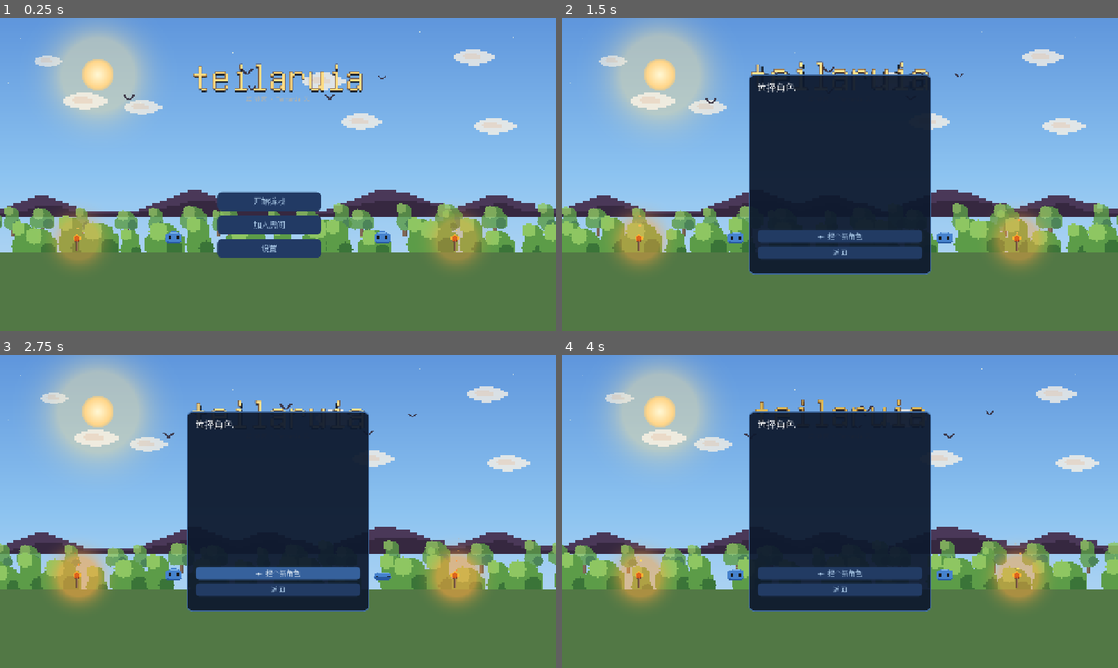
Above: before the commit, frames 1-4 (two rows, left to right).
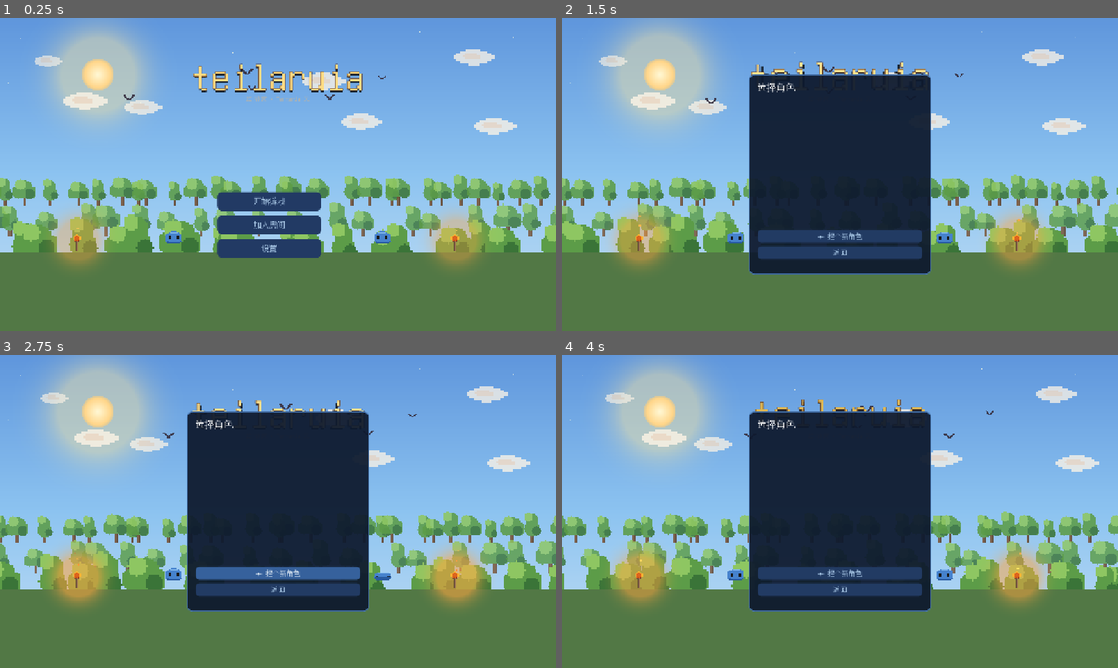
Above: after the commit, the same moments.

Repository: Nornttyy/tielaruia
Game: Godot game, scene res://scenes/main.tscn
The game is run twice, just before and just after one commit, with the same random seed, the same clock (stepped at 60 frames per second) and the same inputs.
Inputs (mouse positions are in pixels of both pictures, inside the frame that each line leads up to):
- Up to frame 1 (0.25 s): no input
- Up to frame 2 (1.5 s): click "开始游戏" at 0.5 s; tap Enter at 1.25 s; move the mouse to (962, 158) at 1.27 s; hold D (move_right) from 1.28 s (still down); tap E (interact) at 1.35 s; click (962, 158) at 1.42 s
- Up to frame 3 (2.75 s): tap Space (jump) at 1.52, 1.82 s; release D (move_right) at 2 s; drag from (166, 527) to (250, 574) at 2.02 s
- Up to frame 4 (4 s): move the mouse to (895, 442) at 2.77 s; hold D (move_right) 2.78-3.5 s; hold Right mouse button (secondary) 2.78-3.5 s; drag from (812, 574) to (673, 464) at 3.52 s

The runs differ from the first frame. In frame 1, 15% of the frame differs, in the area x 0-100%, y 50-75%; in frame 2, 11%; in frame 3, 11%; in frame 4, 11%.

Commit message:
feat(menu): 主菜单去掉山 + 加森林后墙 — 后面全是大树
用户: 不要山, 后面全是大树. _setup_hills 隐藏山丘; _setup_trees 加 30 棵密集'后墙'树层
撑起背景天际线 (替掉山), 略淡作远景; 前面再叠远20+近20. 整片森林, 无山。

Co-Authored-By: Claude Opus 4.8 (1M context) <noreply@anthropic.com>

Diff:
--- a/scripts/ui/main_menu.gd
+++ b/scripts/ui/main_menu.gd
@@ -22,8 +22,10 @@
 const CLOUD_COUNT := 7          # 4→7: 云更多更丰富 (大小/透明度分层做远近)
 const TREE_COUNT := 5
 # 移动森林: 两层视差树 (远 小/慢/淡, 近 大/快). 横向滚动 + 循环.
+const TREE_WALL_COUNT := 30   # 最后排"森林墙": 替掉山, 密密一排撑起背景天际线
 const TREE_FAR_COUNT := 20
 const TREE_NEAR_COUNT := 20
+const TREE_WALL_SPEED := Vector2(4.0, 9.0)
 const TREE_FAR_SPEED := Vector2(8.0, 16.0)
 const TREE_NEAR_SPEED := Vector2(22.0, 38.0)
 const SLIME_COUNT := 2
@@ -185,10 +187,8 @@
 
 
 func _setup_hills() -> void:
-	_hills.texture = MenuSceneArt.make_hill()
-	# 80×10 像素 → 屏宽，高度放大 6 倍
-	_hills.scale = Vector2(VIEWPORT_SIZE.x / 80.0, 6.0)
-	_hills.position = Vector2(0, VIEWPORT_SIZE.y * 0.55)
+	# 用户要"不要山, 后面全是大树" → 隐藏山丘, 背景天际线改由树的"后墙层"撑 (见 _setup_trees)。
+	_hills.visible = false
 
 
 const TREE_W := 22.0    # make_forest_tree 纹理宽
@@ -200,6 +200,11 @@
 	# 远层 (大/慢/略淡, 纵深) 先建在后; 近层 (更大/快/实) 后建在前. 两种树形交替。
 	var t0 = MenuSceneArt.make_forest_tree(0)   # 圆胖
 	var t1 = MenuSceneArt.make_forest_tree(1)   # 高瘦
+	# 后墙层 (最先建=最靠后): 一整排密树撑起背景, 替掉原来的山。略淡作远景雾感。
+	for i in TREE_WALL_COUNT:
+		var wx: float = (float(i) + randf()) / float(TREE_WALL_COUNT) * (VIEWPORT_SIZE.x + 160.0) - 80.0
+		_add_tree(t0 if i % 2 == 0 else t1, wx,
+			randf_range(2.0, 2.7), randf_range(TREE_WALL_SPEED.x, TREE_WALL_SPEED.y), 0.88, 0.60)
 	for i in TREE_FAR_COUNT:
 		# 均匀分槽 + 槽内随机 → 铺满不留缝
 		var fx: float = (float(i) + randf()) / float(TREE_FAR_COUNT) * (VIEWPORT_SIZE.x + 200.0) - 100.0
